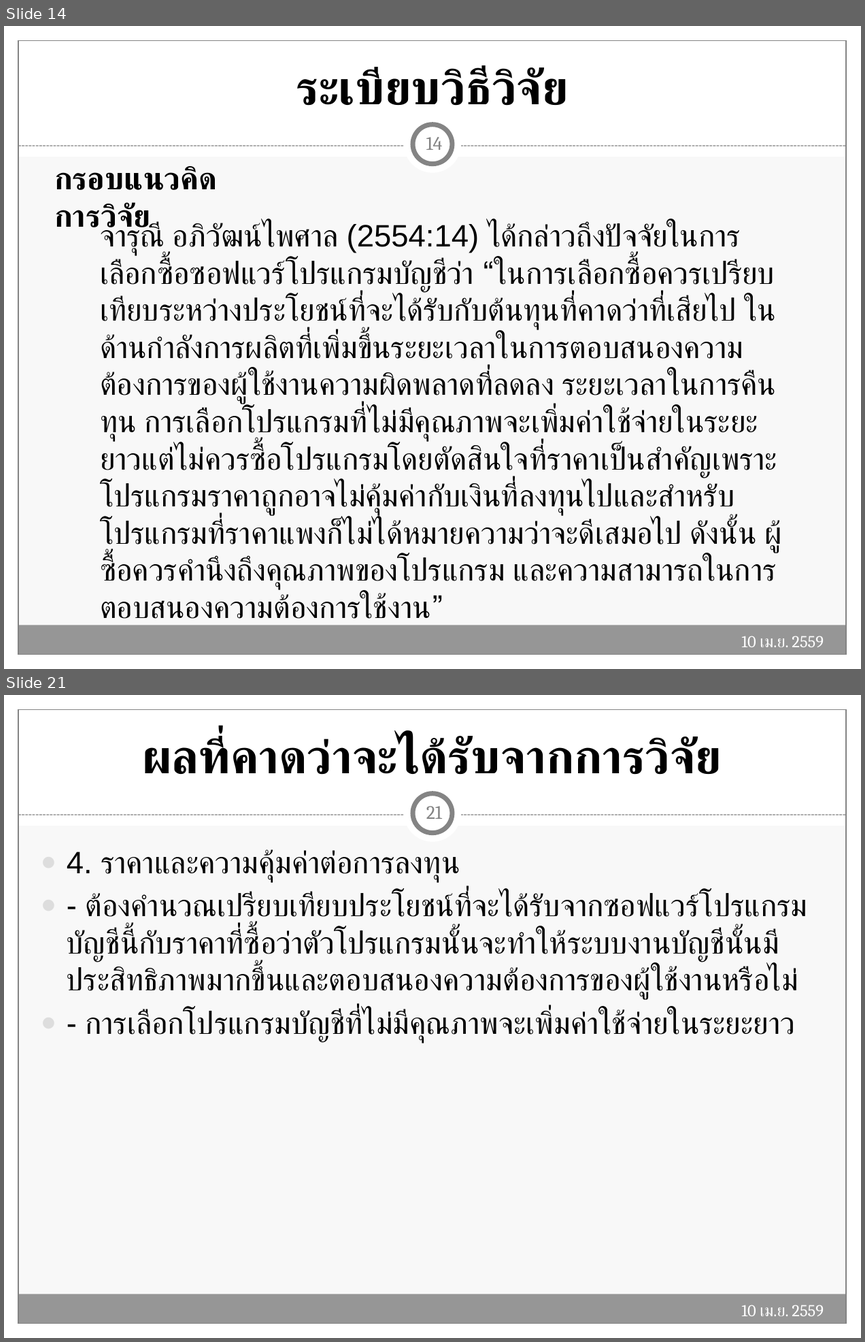
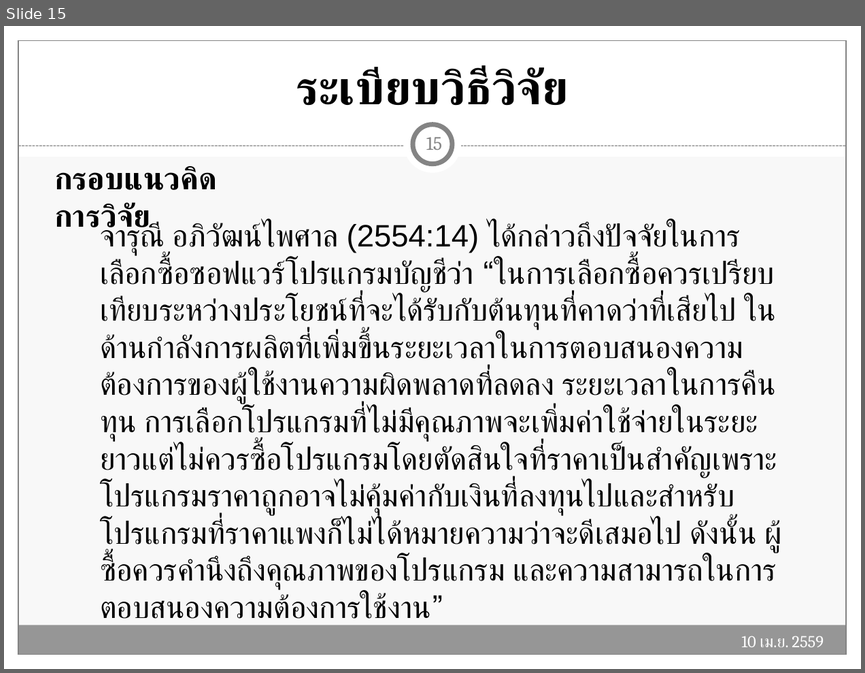
Before and after one commit to Tanandara/research, a slide deck: ฐานันดร์(โปรแกรมบัญชี RCIM)-Workshop (MBA).pptx. Shown one above the other, each under a label of ours: slides 14 and 21 before the commit, slide 15 after it; the slides between them are not shown. The pictures are 865x1342 and 865x673 pixels, drawn with LibreOffice and Linux fonts; fonts in the diff are those of the drawing. Boxes give left, top, right and bottom in pixels: in the first picture for what was removed or moved away, otherwise in the second. Text is boxed around its words. In the diff, an @@ line names an element or a change of style, - is before the commit and + after.

```diff
--- a/ฐานันดร์(โปรแกรมบัญชี RCIM)-Workshop (MBA).pptx
+++ b/ฐานันดร์(โปรแกรมบัญชี RCIM)-Workshop (MBA).pptx
@@ slide 21 removed at bbox=[4, 695, 861, 1338], background #F8F8F8; not listed: 9 template elements that a slide beside it also shows @@
@@ title removed at bbox=[142, 736, 722, 775] @@
-ผลที่คาดว่าจะได้รับจากการวิจัย
@@ page number removed at bbox=[426, 806, 442, 819] @@
-21
@@ text removed at bbox=[67, 849, 807, 1043] @@
-● 4. ราคาและความคุ้มค่าต่อการลงทุน
-● - ต้องคำนวณเปรียบเทียบประโยชน์ที่จะได้รับจากซอฟแวร์โปรแกรมบัญชีนี้กับราคาที่ซื้อว่าตัวโปรแกรมนั้นจะทำให้ระบบงานบัญชีนั้นมีประสิทธิภาพมากขึ้นและตอบสนองความต้องการของผู้ใช้งานหรือไม่
-● - การเลือกโปรแกรมบัญชีที่ไม่มีคุณภาพจะเพิ่มค่าใช้จ่ายในระยะยาว
@@ text removed at bbox=[741, 1304, 823, 1316] @@
-10 เม.ย. 2559
@@ what was slide 14 is now slide 15 @@
@@ page number at bbox=[426, 137, 442, 150]: text changed @@
-14
+15
```
Also in this commit, not shown: 10 slides changed, 1 slide added, 3 other slides removed, 2 other files.
